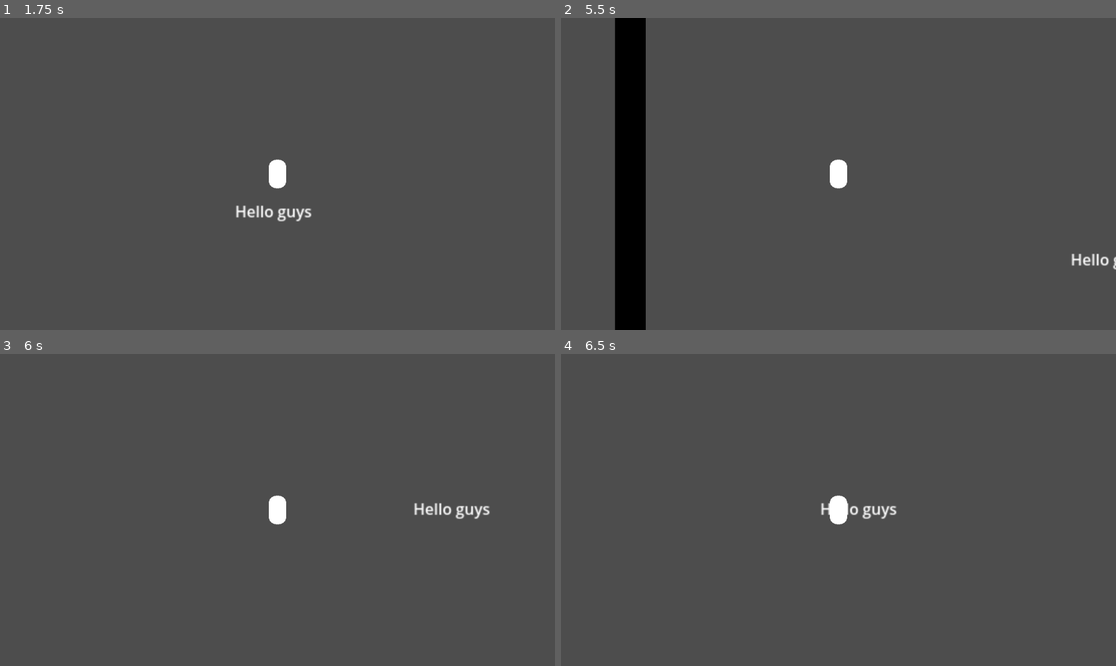
Above: before the commit, frames 1-4 (two rows, left to right).
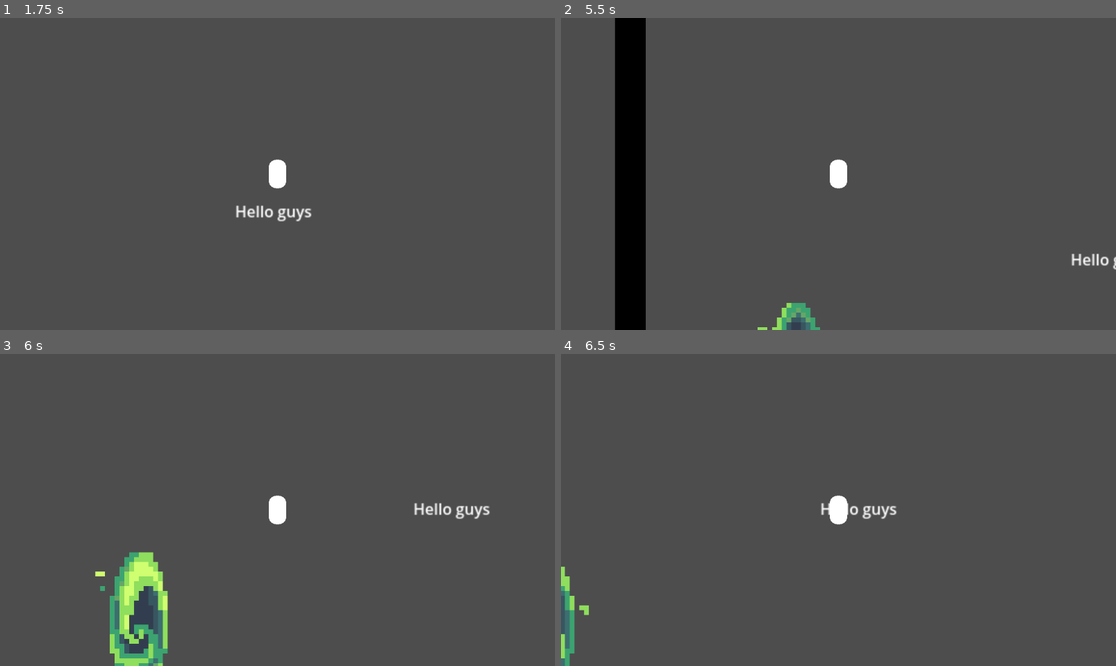
Above: after the commit, the same moments.

Repository: tanzils7/brighton-game-jam
Game: Godot game, scene res://Scenes/main.tscn
Same seed, same stepped clock (60 frames per second), same inputs: the game is played once before the commit and once after it.
Inputs:
- Up to frame 1 (1.75 s): tap Enter at 0.5 s; hold D (Right) 0.53-1.28 s; tap Q (Attack) at 0.6 s; tap R (Reset) at 1.25 s; hold S (Down) from 1.28 s (still down); tap Shift (Dash) at 1.35 s
- Up to frame 2 (5.5 s): release S (Down) at 2.03 s; hold D (Right) 2.03-2.78 s; tap Q (Attack) at 2.1, 3.6, 5.1 s; hold W (Up) 2.78-3.53 s; tap Shift (Dash) at 2.85, 4.35 s; hold A (Left) 3.53-5.03 s; tap R (Reset) at 4.25 s; hold S (Down) from 5.03 s (still down)
- Up to frame 3 (6 s): release S (Down) at 5.78 s; hold D (Right) from 5.78 s (still down); tap Shift (Dash) at 5.85 s
- Up to frame 4 (6.5 s): keep holding D (Right)

Frame 1 is identical in both runs. In frame 2, 0.5% of the frame differs, in the area x 35-47%, y 91-100%; in frame 3, 3.2%, in the area x 17-31%, y 63-100%; in frame 4, 0.6%.

Commit message:
diudfhdfjhdf

Diff:
--- a/Scenes/Portal.tscn
+++ b/Scenes/Portal.tscn
@@ -1,20 +1,72 @@
 [gd_scene format=3 uid="uid://nubm6opwtfrf"]
 
 [ext_resource type="Script" uid="uid://d0x3mqppp4t2l" path="res://Scripts/Object Scripts/portal.gd" id="1_lvd5j"]
+[ext_resource type="Texture2D" uid="uid://c2fadnd2677he" path="res://Objects/NPCs/Dimensional_Portal.png" id="2_mdgx6"]
+
+[sub_resource type="AtlasTexture" id="AtlasTexture_bseyl"]
+atlas = ExtResource("2_mdgx6")
+region = Rect2(0, 0, 32, 32)
+
+[sub_resource type="AtlasTexture" id="AtlasTexture_mtwac"]
+atlas = ExtResource("2_mdgx6")
+region = Rect2(32, 0, 32, 32)
+
+[sub_resource type="AtlasTexture" id="AtlasTexture_rf6x2"]
+atlas = ExtResource("2_mdgx6")
+region = Rect2(64, 0, 32, 32)
+
+[sub_resource type="AtlasTexture" id="AtlasTexture_av48w"]
+atlas = ExtResource("2_mdgx6")
+region = Rect2(0, 32, 32, 32)
+
+[sub_resource type="AtlasTexture" id="AtlasTexture_koq56"]
+atlas = ExtResource("2_mdgx6")
+region = Rect2(32, 32, 32, 32)
+
+[sub_resource type="AtlasTexture" id="AtlasTexture_hsgt0"]
+atlas = ExtResource("2_mdgx6")
+region = Rect2(64, 32, 32, 32)
 
 [sub_resource type="SpriteFrames" id="SpriteFrames_tnmen"]
+animations = [{
+"frames": [{
+"duration": 1.0,
+"texture": SubResource("AtlasTexture_bseyl")
+}, {
+"duration": 1.0,
+"texture": SubResource("AtlasTexture_mtwac")
+}, {
+"duration": 1.0,
+"texture": SubResource("AtlasTexture_rf6x2")
+}, {
+"duration": 1.0,
+"texture": SubResource("AtlasTexture_av48w")
+}, {
+"duration": 1.0,
+"texture": SubResource("AtlasTexture_koq56")
+}, {
+"duration": 1.0,
+"texture": SubResource("AtlasTexture_hsgt0")
+}],
+"loop": true,
+"name": &"swirl",
+"speed": 5.0
+}]
 
-[sub_resource type="RectangleShape2D" id="RectangleShape2D_lvd5j"]
-size = Vector2(59, 65)
+[sub_resource type="CapsuleShape2D" id="CapsuleShape2D_7shum"]
+radius = 7.0
+height = 32.0
 
 [node name="Portal" type="Area2D" unique_id=1737815147]
 script = ExtResource("1_lvd5j")
 
 [node name="AnimatedSprite2D" type="AnimatedSprite2D" parent="." unique_id=933149605]
+texture_filter = 1
 sprite_frames = SubResource("SpriteFrames_tnmen")
+animation = &"swirl"
 
 [node name="CollisionShape2D" type="CollisionShape2D" parent="." unique_id=922925851]
-position = Vector2(-1.5, 0.5)
-shape = SubResource("RectangleShape2D_lvd5j")
+position = Vector2(1, 0)
+shape = SubResource("CapsuleShape2D_7shum")
 
 [connection signal="body_entered" from="." to="." method="_on_body_entered"]
--- a/Scenes/main.tscn
+++ b/Scenes/main.tscn
@@ -25,4 +25,5 @@
 text = "Hello guys"
 
 [node name="Portal" parent="." unique_id=1737815147 instance=ExtResource("3_8gbba")]
-position = Vector2(-317, 445)
+position = Vector2(-329.00003, 344)
+scale = Vector2(5, 5)
--- a/Scripts/Object Scripts/portal.gd
+++ b/Scripts/Object Scripts/portal.gd
@@ -1,9 +1,10 @@
 extends Area2D
 
+@onready var animation = $AnimatedSprite2D
 
 # Called when the node enters the scene tree for the first time.
 func _ready() -> void:
-	pass # Replace with function body.
+	animation.play("swirl")
 
 
 
Not shown, added: Objects/NPCs/Dimensional_Portal.png.import
